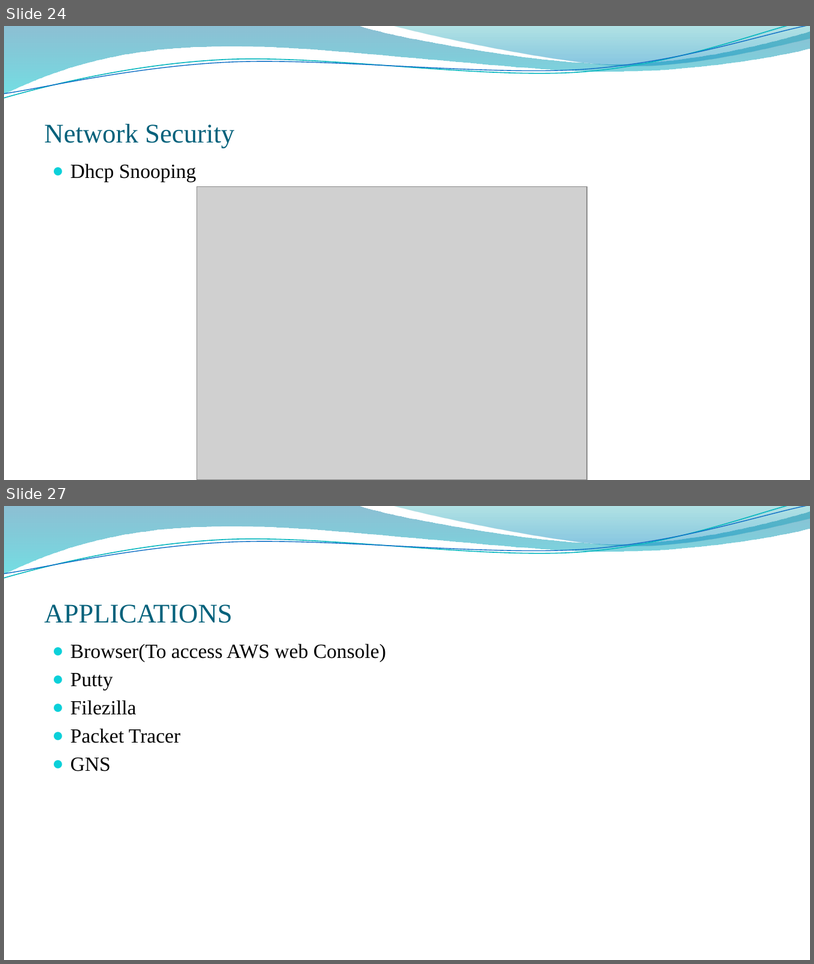
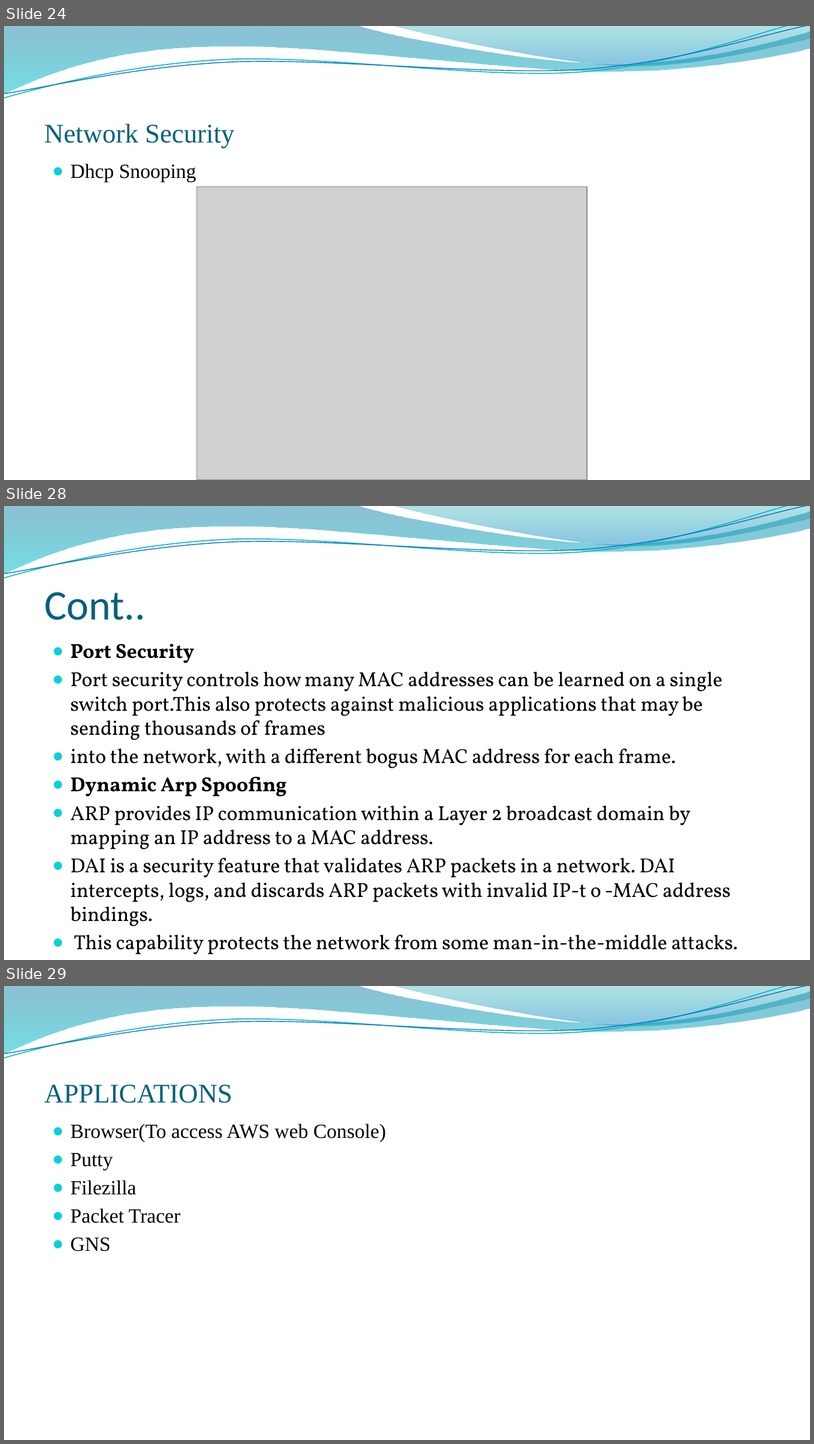
Before and after one commit to kranthimeraki/4-2-Project, a slide deck: Project PPts/Project Review-1 (1).pptx. Shown one above the other, each under a label of ours: slides 24 and 27 before the commit, slides 24, 28 and 29 after it; the slides between them are not shown. The pictures are 814x964 and 814x1444 pixels, drawn with LibreOffice and Linux fonts; fonts in the diff are those of the drawing; grey boxes stand for pictures; background and template pictures are left out. Boxes give left, top, right and bottom in pixels: in the first picture for what was removed or moved away, otherwise in the second. Text is boxed around its words. In the diff, an @@ line names an element or a change of style, - is before the commit and + after.

```diff
--- a/Project PPts/Project Review-1 (1).pptx
+++ b/Project PPts/Project Review-1 (1).pptx
@@ slide 28 added at (x1=4, y1=506, x2=810, y2=960), background picture (left out); not listed: 4 template elements that a slide beside it also shows @@
@@ title added at (x1=44, y1=592, x2=146, y2=620), 37.5 pt, text #04617B @@
+Cont..
@@ text added at (x1=71, y1=643, x2=738, y2=954), 18 pt, text #000000 @@
+● Port Security
+● Port security controls how many MAC addresses can be learned on a single switch port.This also protects against malicious applications that may be sending thousands of frames
+● into the network, with a different bogus MAC address for each frame.
+● Dynamic Arp Spoofing
+● ARP provides IP communication within a Layer 2 broadcast domain by mapping an IP address to a MAC address.
+● DAI is a security feature that validates ARP packets in a network. DAI intercepts, logs, and discards ARP packets with invalid IP-t o -MAC address bindings.
+● This capability protects the network from some man-in-the-middle attacks.
@@ what was slide 27 is now slide 29 @@
```
Also in this commit, not shown: 3 slides changed, 2 other slides added, 1 slide removed, 29 other files.
